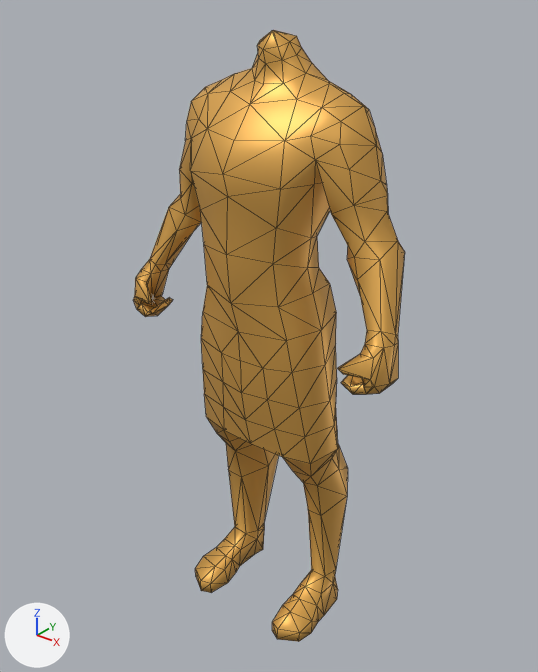
Before and after pictures for a commit that changed the COLLADA model art/animation/biped/citizen/jog_m.dae.
Rendered twice from a 50 mm camera at (2.64, -3.31, 4.12) aimed at (-0.04, 0.03, 2.04). Every picture has the same lights, and +X, +Y and +Z are marked at lower left. Mesh edges are drawn as thin lines. Vertices at the same position are counted once.

Names of what the first picture shows: 'm_tunic_long'.
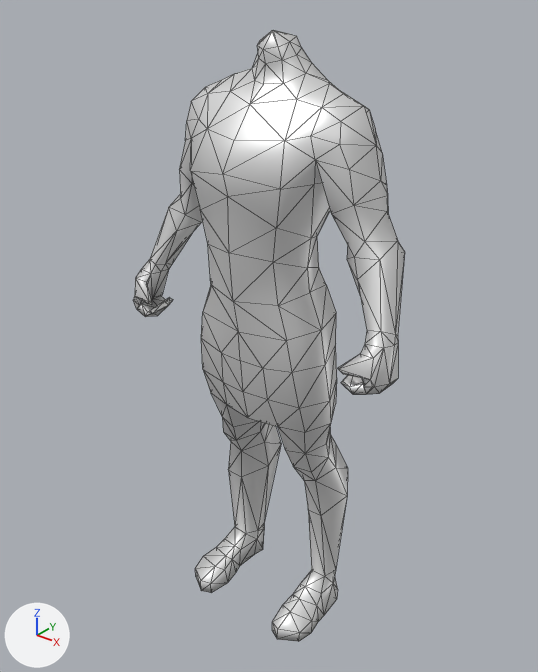
Patch to the scene script:
```diff
--- a/art/animation/biped/citizen/jog_m.dae.py
+++ b/art/animation/biped/citizen/jog_m.dae.py
@@ mat_skin @@
 mat_skin = principled_material('Skin')
-mat_skin.base_color = (0.8, 0.433, 0.0937)  # orange #e7b056
+mat_skin.base_color = (0.8, 0.8, 0.8)  # white #e7e7e7
 mat_skin.metallic = 0.5
@@ me_cube_016 @@
 me_cube_016.from_pydata(...)  # 423 vertices, 836 faces; spans x -0.96..0.96, y -0.41..0.4, z 0.0..3.85
 # used by ob_m_tunic_long; location = (0.0, 0.0, 0.0)
 # verts and faces of me_cube_016; kept vertices keep their numbers, new ones are numbered from 423
 # before: 47 (0.38, 0.21, 3.54) at pixel (351, 94), 49 (0.45, 0.28, 3.3), 52 (0.4, 0.07, 3.19), 57 (0.51, 0.18, 3.48) at pixel (369, 109), 61 (0.55, 0.06, 3.51) at pixel (363, 105)
 # before: 63 (0.53, 0.23, 3.37) at pixel (375, 128), 65 (0.64, 0.07, 3.32) at pixel (376, 145)
+# me_cube_016 part 1
+# 2 vertices are removed from x -0.3..0.3, y 0.2, z 2.43
+# 14 faces are deleted
+# 9 vertices move from x -0.38..0.38, y -0.39..0.19, z 2.42..2.72 to x -0.36..0.36, y -0.37..0.17, z 2.42..2.72
+# 2 vertices are added at (0.28, 0.18, 2.43), (-0.28, 0.18, 2.43)
+# 14 new faces join them
+# me_cube_016 part 2
+# 31 vertices are removed from x -0.44..0.44, y -0.23..0.31, z 1.09..1.59
+# 106 faces are deleted
+# 4 vertices in x 0.21..0.5, y 0.0..0.3, z 1.21..1.6 move by (-0.03, 0.0, 0.0)
+# 4 vertices in x -0.5..-0.21, y 0.0..0.3, z 1.21..1.6 move by (0.03, 0.0, 0.0)
+# 13 vertices move from x -0.5..0.5, y -0.29..0.32, z 1.13..1.79 to x -0.44..0.44, y -0.28..0.31, z 1.13..1.79
+# 31 vertices are added at x -0.42..0.42, y -0.19..0.27, z 1.07..1.72
+# 106 new faces join them
+# me_cube_016 part 3
+delete_faces([(57, 61, 63), (61, 65, 63)])
+verts[47] = (0.37, 0.19, 3.53)  # moved
+verts[49] = (0.44, 0.25, 3.29)  # moved
+verts[52] = (0.41, 0.07, 3.21)  # moved
+faces += [(57, 61, 65), (57, 65, 63)]
 me_cube_016.materials.append(mat_skin)
```

Where the change shows, as pixel boxes [x1, y1, x2, y2] in the pictures (538 x 672 px; the box of a moved part takes in the faces that stretch with it):
'm_tunic_long', recoloured, reshaped (orange to white): [133, 30, 405, 642] in both
part 1 of me_cube_016, moved or reshaped: [200, 197, 336, 341] in both
part 2 of me_cube_016, moved or reshaped: [203, 370, 348, 515] in both
part 3 of me_cube_016, moved or reshaped: [329, 81, 376, 142] in both
